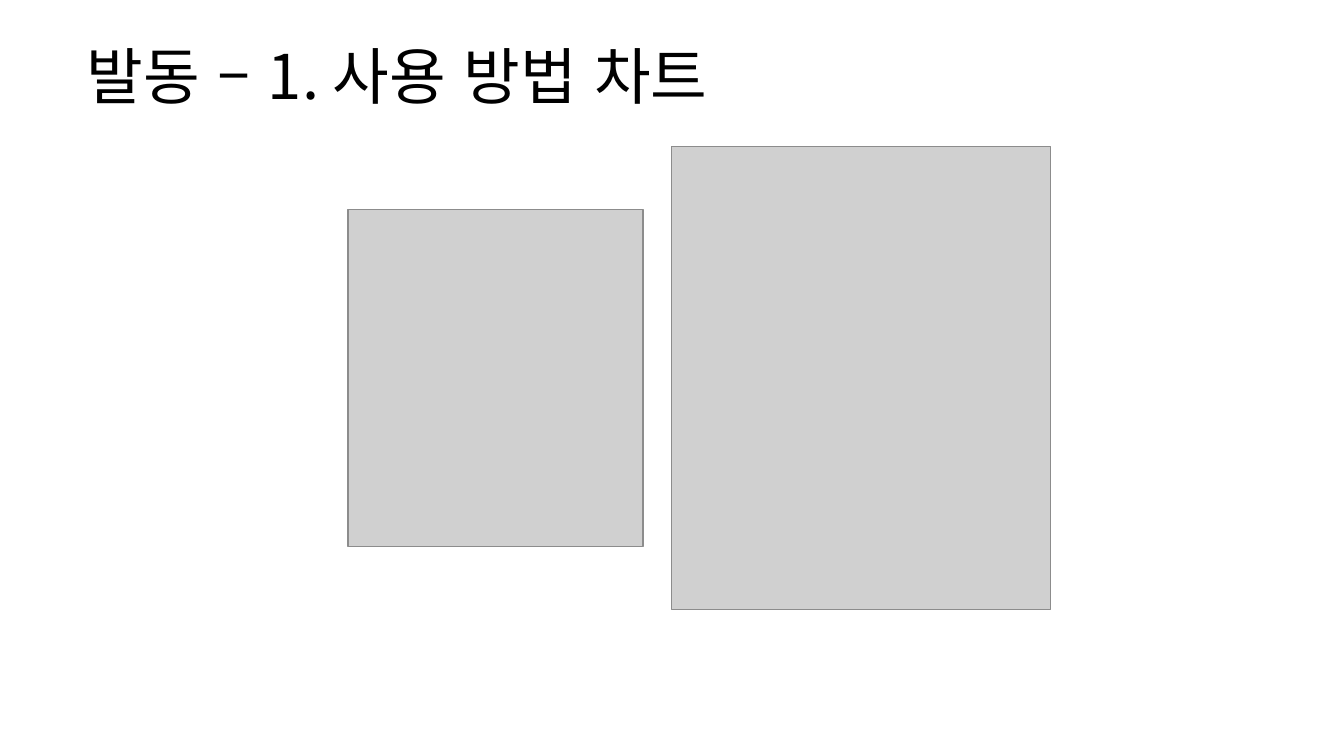
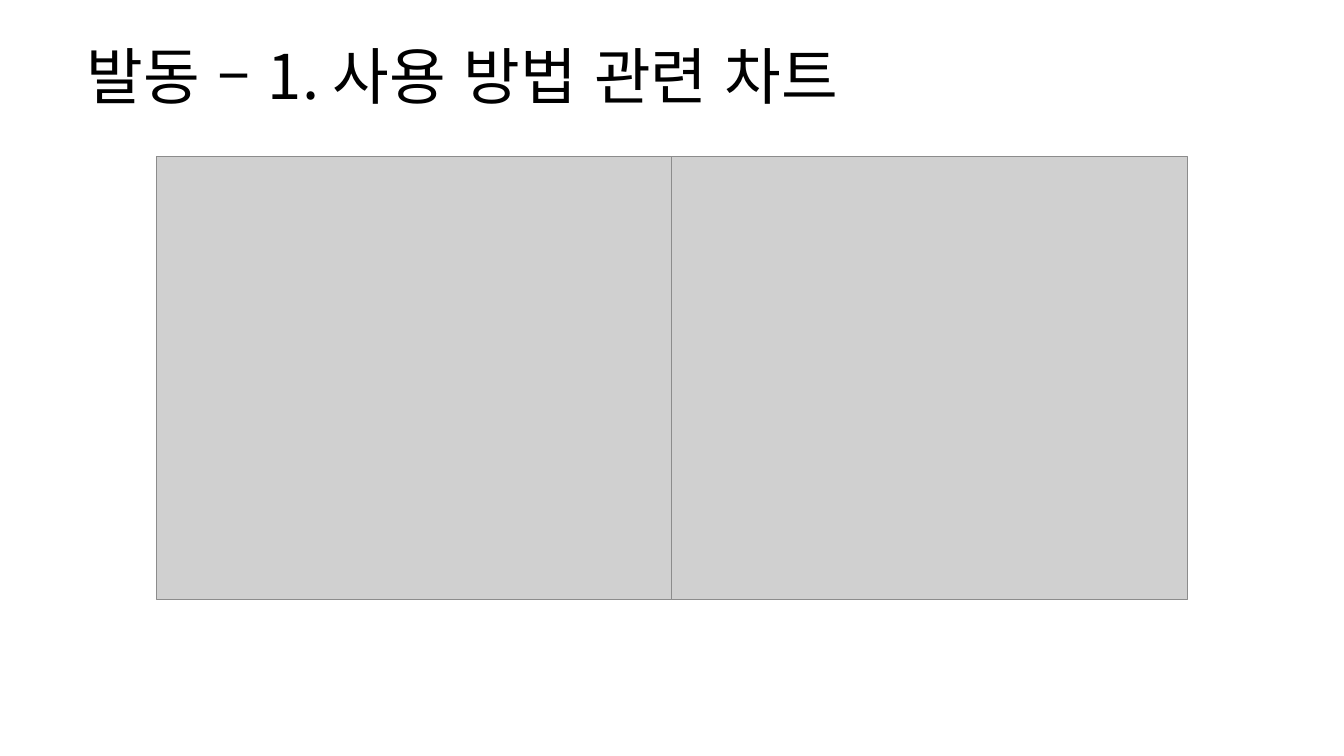
Before and after one commit to yjk0401/unityenginebasic_9th, a slide deck: slide 27 of 기획/방랑엽사전/스킬 시스템 기획서.pptx. Drawn at 1344x756 pixels with LibreOffice and Linux fonts; fonts in the diff are those of the drawing; grey boxes stand for pictures. Boxes give left, top, right and bottom in pixels: in the first picture for what was removed or moved away, otherwise in the second. Text is boxed around its words. In the diff, an @@ line names an element or a change of style, - is before the commit and + after.

```diff
--- a/기획/방랑엽사전/스킬 시스템 기획서.pptx
+++ b/기획/방랑엽사전/스킬 시스템 기획서.pptx
@@ text at (x1=87, y1=48, x2=838, y2=104): text changed @@
-발동 – 1. 사용 방법 차트
+발동 – 1. 사용 방법 관련 차트
@@ picture added at (x1=156, y1=156, x2=673, y2=599) @@
@@ picture resized from (x1=673, y1=146, x2=1052, y2=609) to (x1=673, y1=156, x2=1189, y2=599) @@
@@ picture removed at (x1=348, y1=210, x2=643, y2=546) @@
```
Also in this commit, not shown: 11 other slides changed, 2 slides removed, 3 other files.
